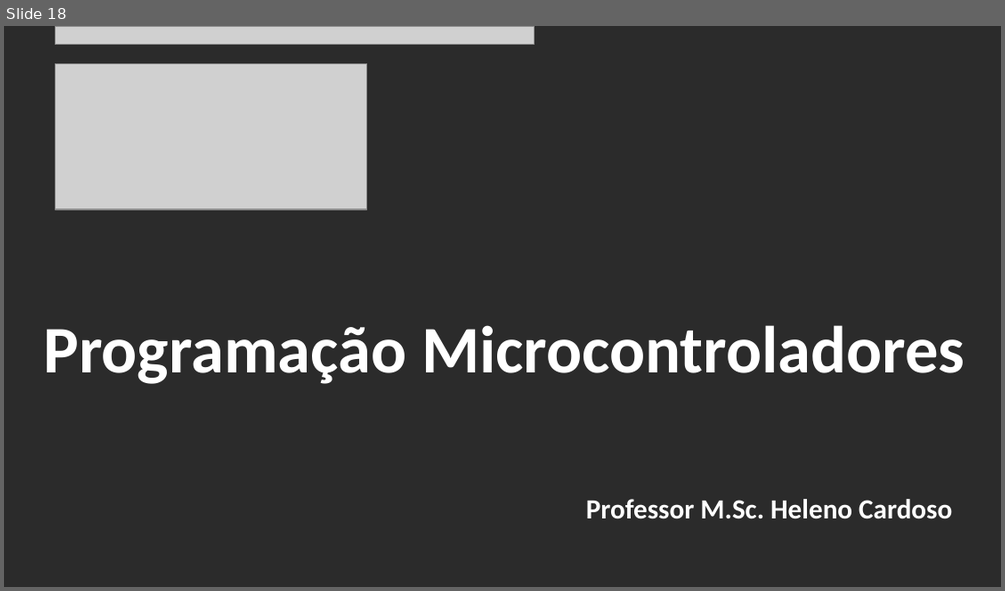
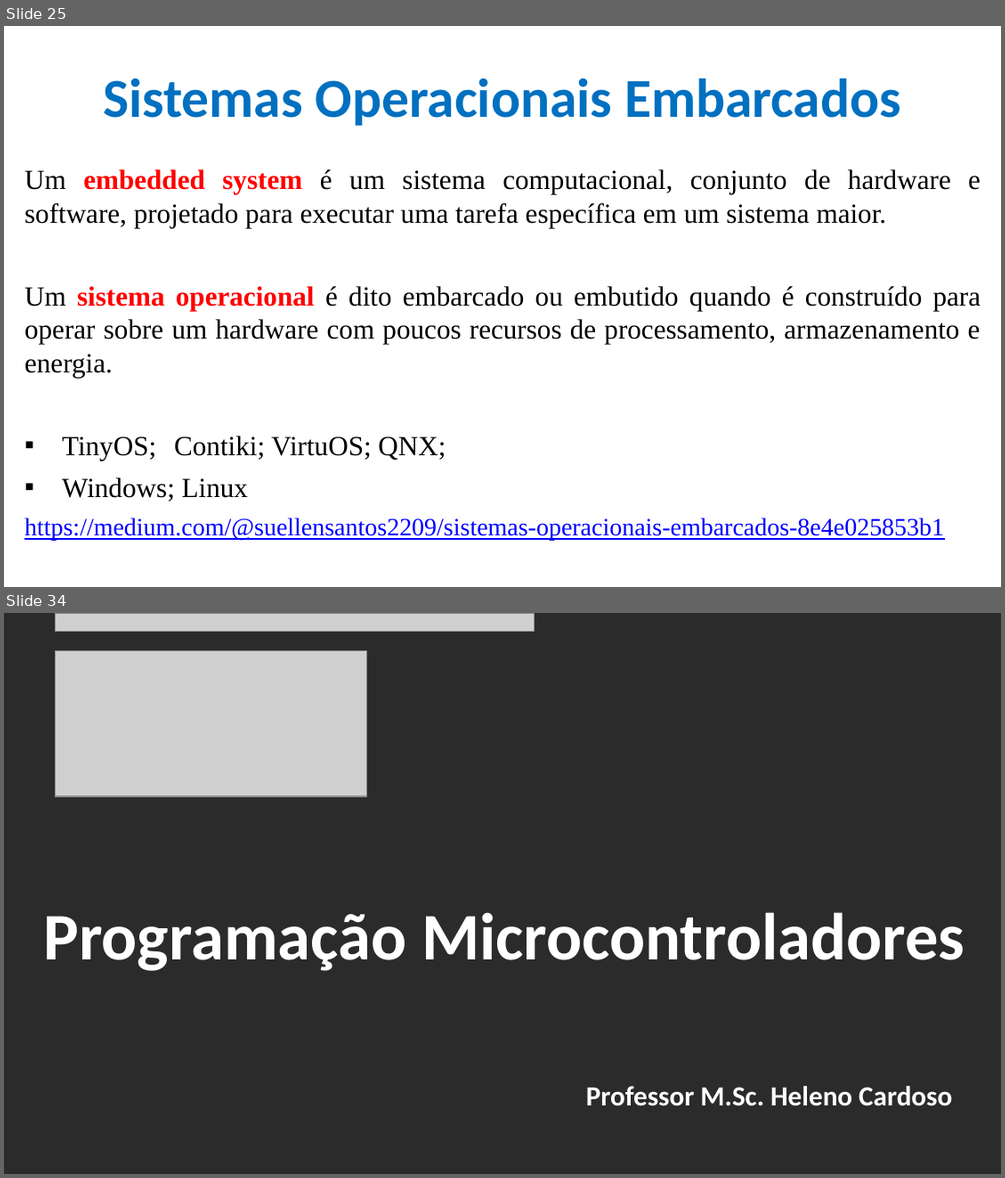
Before and after one commit to CloudEducationBrazil/WydenArea1ProgramacaoMicrocontroladores, a slide deck: 01 Classes/Aula 02 - Programação Microcontroladores.pptx. Shown one above the other, each under a label of ours: slide 18 before the commit, slides 25 and 34 after it; the slides between them are not shown. The pictures are 1005x591 and 1005x1178 pixels, drawn with LibreOffice and Linux fonts; fonts in the diff are those of the drawing; grey boxes stand for pictures; background and template pictures are left out; a plain dark background stands for a picture behind light text. Boxes give left, top, right and bottom in pixels: in the first picture for what was removed or moved away, otherwise in the second. Text is boxed around its words. In the diff, an @@ line names an element or a change of style, - is before the commit and + after.

```diff
--- a/01 Classes/Aula 02 - Programação Microcontroladores.pptx
+++ b/01 Classes/Aula 02 - Programação Microcontroladores.pptx
@@ slide 25 added at [4,26,1001,587], background picture (left out) @@
@@ title added at [103,78,901,126], 39.6 pt, text #0070C0, bold @@
+Sistemas Operacionais Embarcados
@@ text added at [24,169,981,540], 20 pt, text #000000 @@
+Um embedded system é um sistema computacional, conjunto de hardware e software, projetado para executar uma tarefa específica em um sistema maior.
+Um sistema operacional é dito embarcado ou embutido quando é construído para operar sobre um hardware com poucos recursos de processamento, armazenamento e energia.
+▪ TinyOS; Contiki; VirtuOS; QNX;
+▪ Windows; Linux
+https://medium.com/@suellensantos2209/sistemas-operacionais-embarcados-8e4e025853b1
@@ what was slide 18 is now slide 34 @@
```
Also in this commit, not shown: 8 slides changed, 16 other slides added, 1 slide removed, 3 other files.
